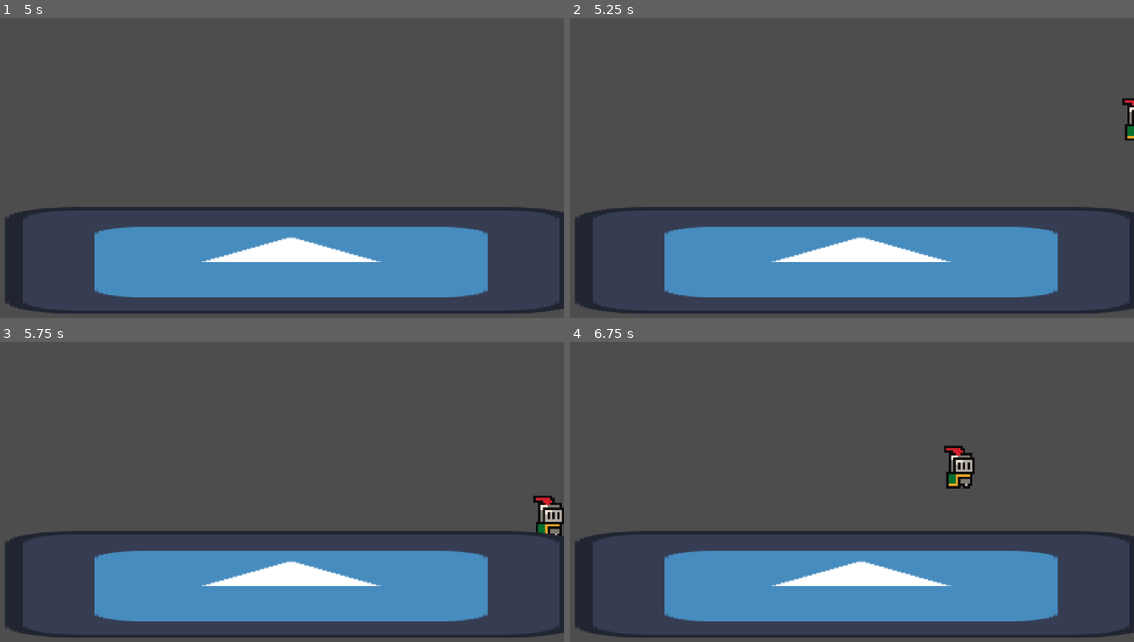
Above: before the commit, frames 1-4 (two rows, left to right).
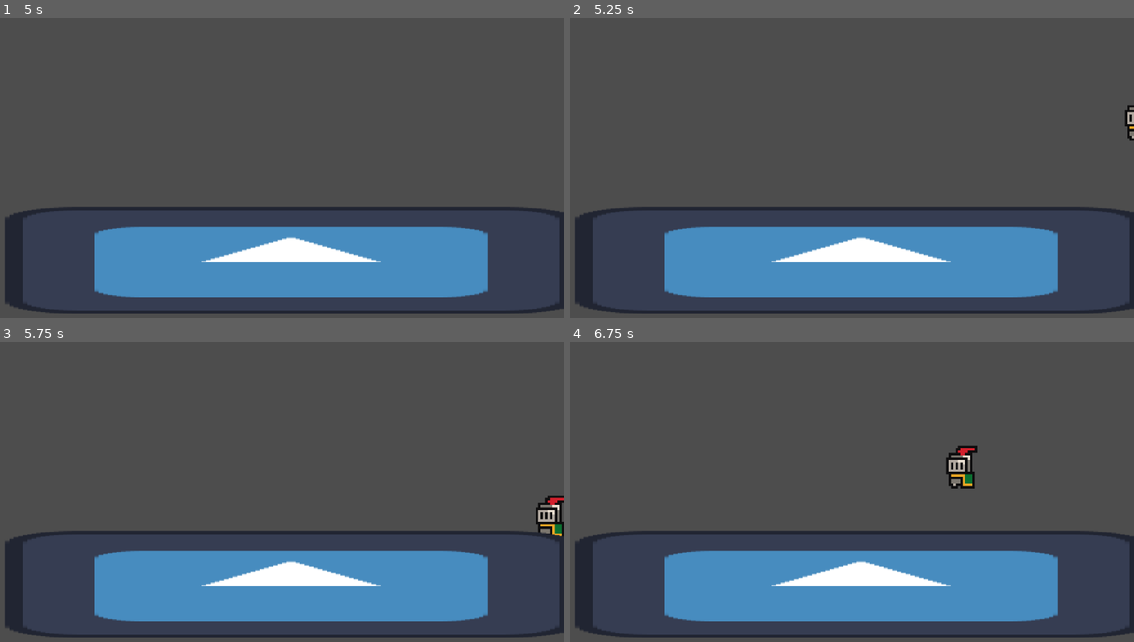
Above: after the commit, the same moments.

Repository: jible/Platform-fighter
Game: Godot game, scene res://scenes/test_scene.tscn
The game is run twice, just before and just after one commit, with the same random seed, the same clock (stepped at 60 frames per second) and the same inputs. The engine's default icon, where the game draws it, is replaced by a stand-in: a white triangle on a blue panel in a dark square.
Inputs:
- Up to frame 1 (5 s): tap Enter at 0.5, 4.25 s; hold D (move_right) 0.53-2.03 s; tap E (attack) at 0.6, 2.1, 3.6 s; tap Space at 0.77, 1.52, 3.02, 3.5, 3.77, 4.52 s; tap Shift at 1.35, 2.85, 4.35 s; hold A (move_left) 2.03-2.78 s; hold D (move_right) 2.78-4.28 s; hold A (move_left) from 4.28 s (still down)
- Up to frame 2 (5.25 s): tap Space at 5 s; release A (move_left) at 5.03 s; hold D (move_right) from 5.03 s (still down); tap E (attack) at 5.1 s
- Up to frame 3 (5.75 s): keep holding D (move_right)
- Up to frame 4 (6.75 s): release D (move_right) at 5.78 s; hold A (move_left) from 5.78 s (still down); tap Shift at 5.85 s; tap Space at 6.02 s; tap E (attack) at 6.6 s

Frame 1 is identical in both runs. In frame 2, 0.2% of the frame differs, in the area x 97-100%, y 26-41%; in frame 3, 0.5%; in frame 4, 0.6%, in the area x 66-73%, y 34-49%.

Commit message:
first pass at character flipper complete

Diff:
--- a/platform-fighter/characters/base_character.tscn
+++ b/platform-fighter/characters/base_character.tscn
@@ -121,6 +121,7 @@
 base_character = NodePath("../../..")
 state_machine = NodePath("..")
 character_body = NodePath("../../../CharacterBody")
+can_turn_around = false
 metadata/_custom_type_script = "uid://cmitgdh8qbd2q"
 
 [node name="AnimationPlayer" type="AnimationPlayer" parent="."]
@@ -148,8 +149,12 @@
 script = ExtResource("18_cgfyo")
 base_character = NodePath("..")
 
-[node name="DirectionFlipper" type="Node2D" parent="."]
+[node name="DirectionFlipper" type="Node2D" parent="." node_paths=PackedStringArray("base_character", "state_machine", "character_body", "sprite_manager")]
 script = ExtResource("19_cgfyo")
+base_character = NodePath("..")
+state_machine = NodePath("../SpriteManager/StateMachine")
+character_body = NodePath("../CharacterBody")
+sprite_manager = NodePath("../SpriteManager")
 
 [connection signal="landed" from="CharacterBody" to="CharacterBody" method="_on_landed"]
 [connection signal="landed" from="CharacterBody" to="CharacterBody/BehaviorManager/LandBehavior" method="_on_base_player_landed"]
--- a/platform-fighter/characters/input_manager.gd
+++ b/platform-fighter/characters/input_manager.gd
@@ -87,6 +87,7 @@
 			)
 	elif event is InputEventKey:
 		button = keyboard_controls.get(event.keycode, null)
+		if !button:return
 		var dir_keys = {
 			"left_up":Vector2.UP,
 			"left_down":Vector2.DOWN,
--- a/platform-fighter/components/for_characters/direction_flipper.gd
+++ b/platform-fighter/components/for_characters/direction_flipper.gd
@@ -2,15 +2,28 @@
 extends Node2D
 
 @export var base_character: BaseCharacter
+@export var state_machine: CharacterStateMachine
+@export var character_body: SpecializedCharacterBody
+@export var sprite_manager: SpriteManager
 
 @export var auto_flip_sprite: bool = true
 @export var auto_flip_hitboxes: bool = true
+@export var auto_flip_hurtboxes: bool = true
 
 var hitboxes: Array[Hitbox] = []
 var hurtboxes: Array[Hurtbox] = []
+var direction = 1
 
 '''
 This script handles mirroring hitboxes and sprites
 '''
-func get_hurtboxes():
-	base_character
+
+
+func _process(delta):
+	var current_dir = sign(character_body.velocity.x)
+	if direction != current_dir and current_dir != 0 and state_machine.current_state_node.can_turn_around:
+		if auto_flip_sprite:
+			sprite_manager.flip_h = !sprite_manager.flip_h
+		if auto_flip_hitboxes:
+			state_machine.scale.x = -1 * state_machine.scale.x
+		direction = current_dir
--- a/platform-fighter/components/for_characters/reference_server.gd
+++ b/platform-fighter/components/for_characters/reference_server.gd
@@ -30,20 +30,14 @@
 '''
 func serve_references():
 	propogate_references(base_character)
-	propogate_groups(self)
 	return
 
 
 
 
-func propogate_groups(parent):
-	pass
-	#if parent == null:
-		#return
-	#var children = parent.get_children(true)
-	#for child in children:
-		#for type in type_to_group.keys():
-			#if child is type:
+
+
+
 
 func propogate_references(parent):
 	if parent == null:
--- a/platform-fighter/components/for_characters/state_helpers/character_state.gd
+++ b/platform-fighter/components/for_characters/state_helpers/character_state.gd
@@ -15,7 +15,7 @@
 @export var character_body:SpecializedCharacterBody
 
 @export var state_type:SpecializedCharacterBody.state_types = SpecializedCharacterBody.state_types.STANDARD
-
+@export var can_turn_around: bool = true
 
 
 
--- a/platform-fighter/project.godot
+++ b/platform-fighter/project.godot
@@ -26,6 +26,10 @@
 [dotnet]
 
 project/assembly_name="platform fighter"
+
+[global_group]
+
+hitboxes=""
 
 [input]
 
